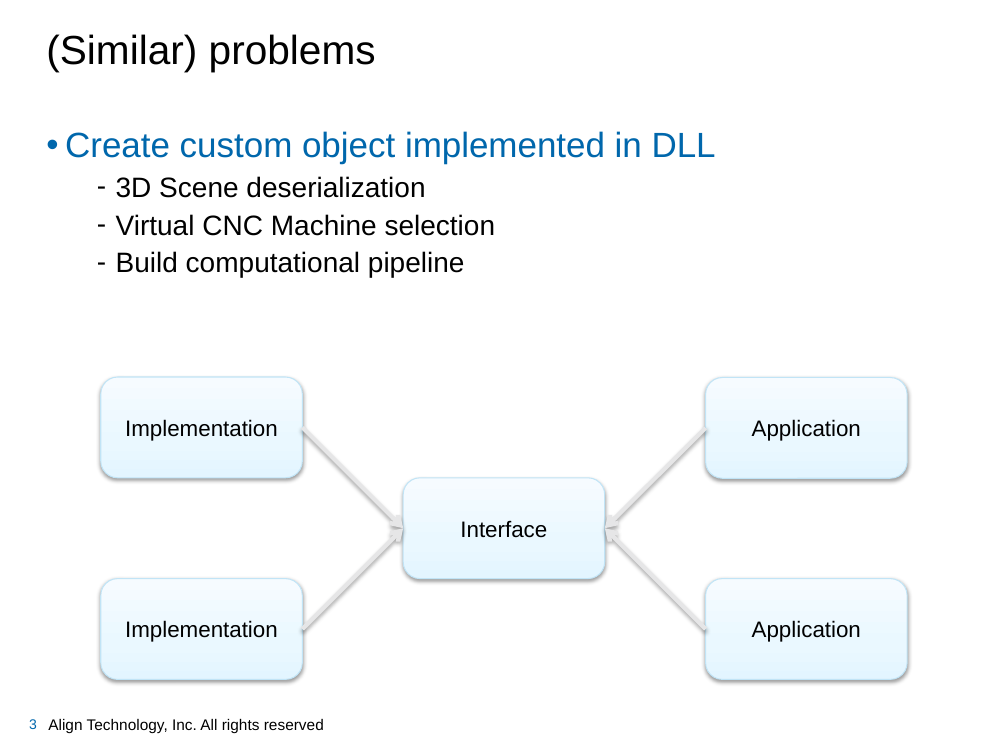
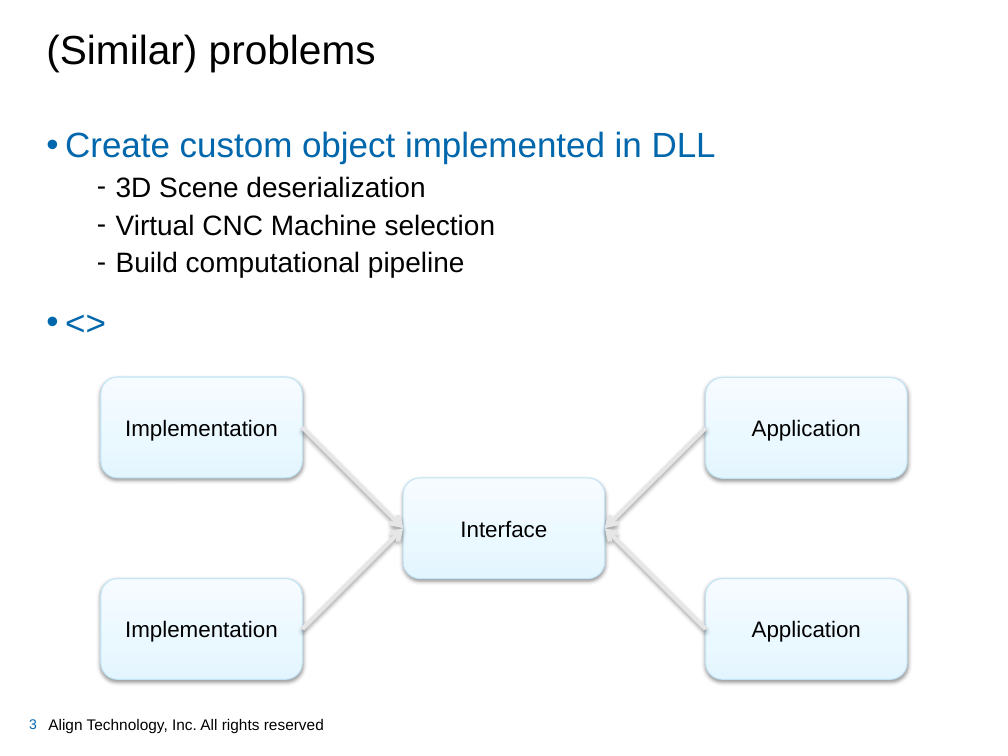
Before and after one commit to garlyon/MeetUp, a slide deck: slide 3 of Factory/Factory.pptx. Drawn at 1008x756 pixels with LibreOffice and Linux fonts; fonts in the diff are those of the drawing; background and template pictures are left out. Boxes give left, top, right and bottom in pixels: in the first picture for what was removed or moved away, otherwise in the second. Text is boxed around its words. In the diff, an @@ line names an element or a change of style, - is before the commit and + after.

```diff
--- a/Factory/Factory.pptx
+++ b/Factory/Factory.pptx
@@ text at [65, 131, 716, 277]: paragraph added @@
+• <>
```
Also in this commit, not shown: 5 other slides changed, 1 slide added.
